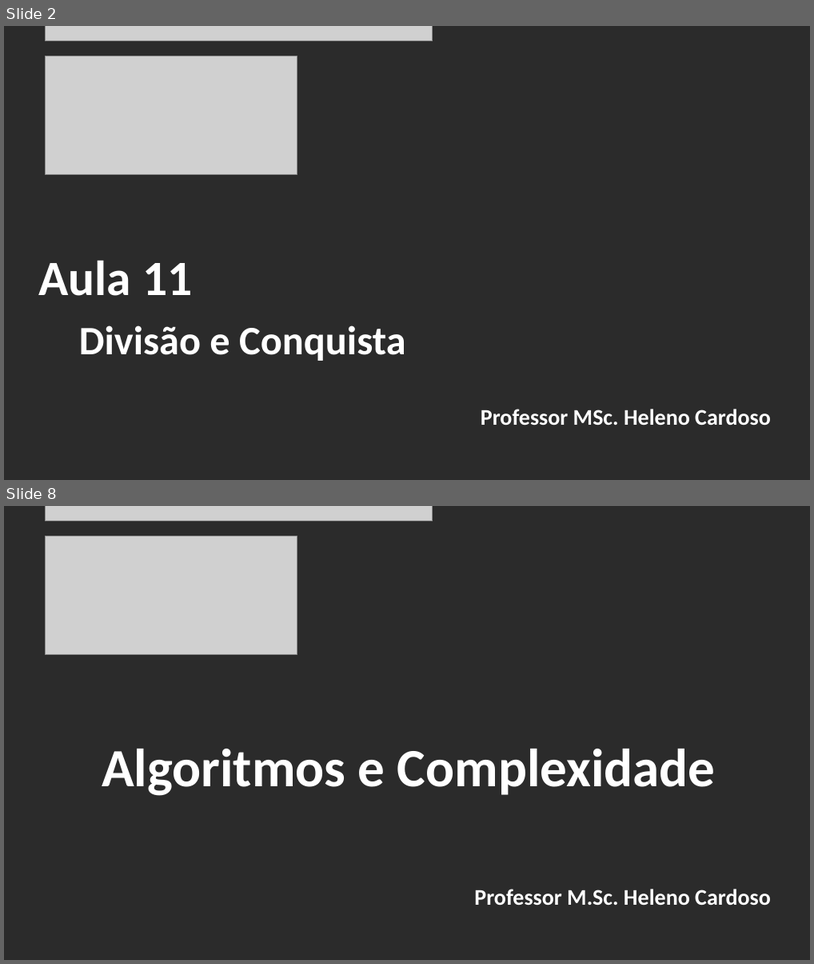
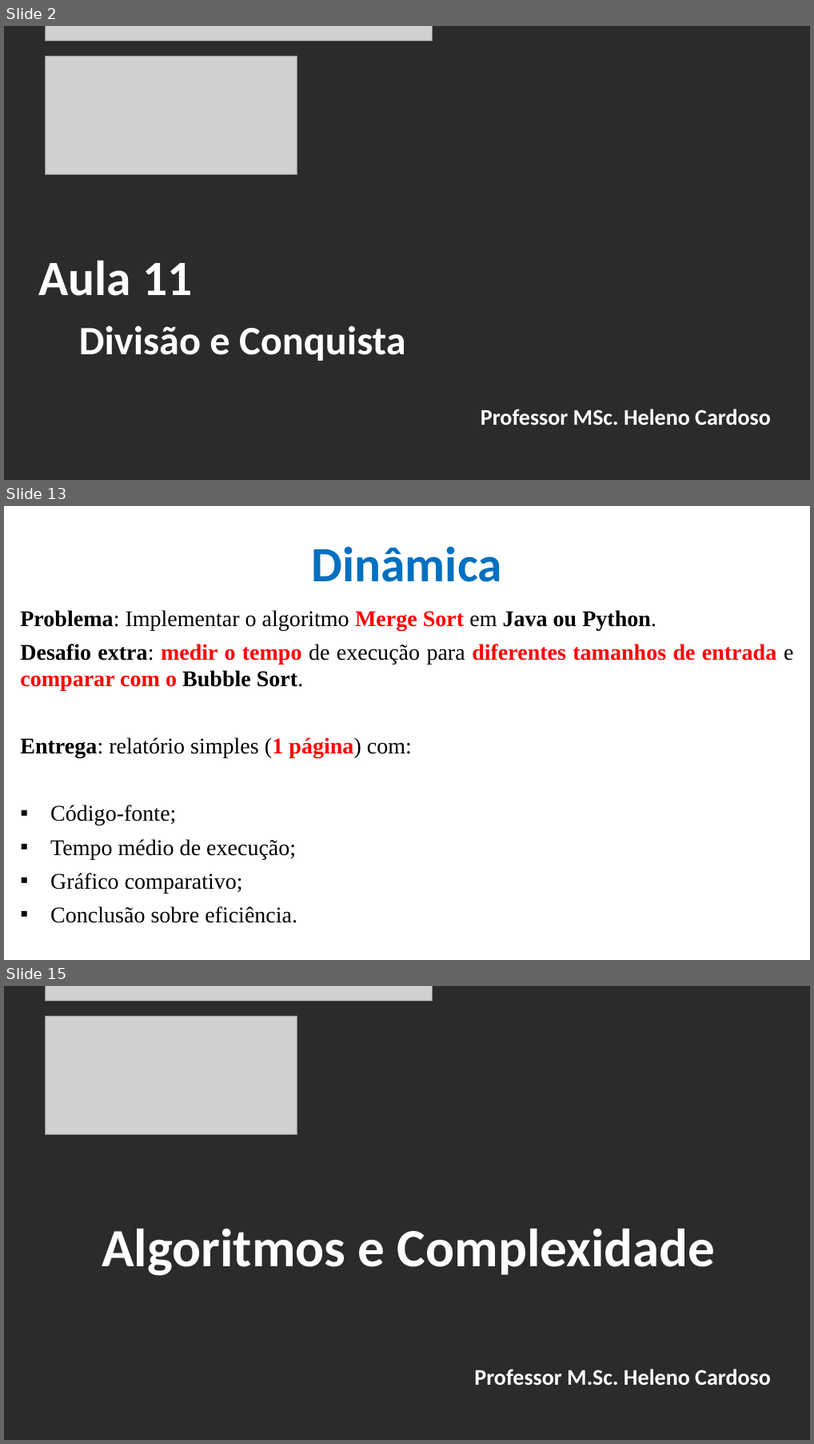
Before and after one commit to CloudEducationBrazil/WydenAlgoritmosEComplexidade, a slide deck: 01 Classes/Aula 11 - Algoritmos e Complexidade - Divisão e Conquista.pptx. Shown one above the other, each under a label of ours: slides 2 and 8 before the commit, slides 2, 13 and 15 after it; the slides between them are not shown. The pictures are 814x964 and 814x1444 pixels, drawn with LibreOffice and Linux fonts; fonts in the diff are those of the drawing; grey boxes stand for pictures; background and template pictures are left out; a plain dark background stands for a picture behind light text. Boxes give left, top, right and bottom in pixels: in the first picture for what was removed or moved away, otherwise in the second. Text is boxed around its words. In the diff, an @@ line names an element or a change of style, - is before the commit and + after.

```diff
--- a/01 Classes/Aula 11 - Algoritmos e Complexidade - Divisão e Conquista.pptx
+++ b/01 Classes/Aula 11 - Algoritmos e Complexidade - Divisão e Conquista.pptx
@@ slide 13 added at bbox=[4, 506, 810, 960], background picture (left out) @@
@@ title added at bbox=[312, 546, 502, 582], 44 pt, text #0070C0, bold @@
+Dinâmica
@@ text added at bbox=[20, 610, 794, 923], 20 pt, text #000000 @@
+Problema: Implementar o algoritmo Merge Sort em Java ou Python.
+Desafio extra: medir o tempo de execução para diferentes tamanhos de entrada e comparar com o Bubble Sort.
+Entrega: relatório simples (1 página) com:
+▪ Código-fonte;
+▪ Tempo médio de execução;
+▪ Gráfico comparativo;
+▪ Conclusão sobre eficiência.
@@ what was slide 8 is now slide 15 @@
```
Also in this commit, not shown: 4 slides changed, 7 other slides added, 1 slide removed, 21 other files.
